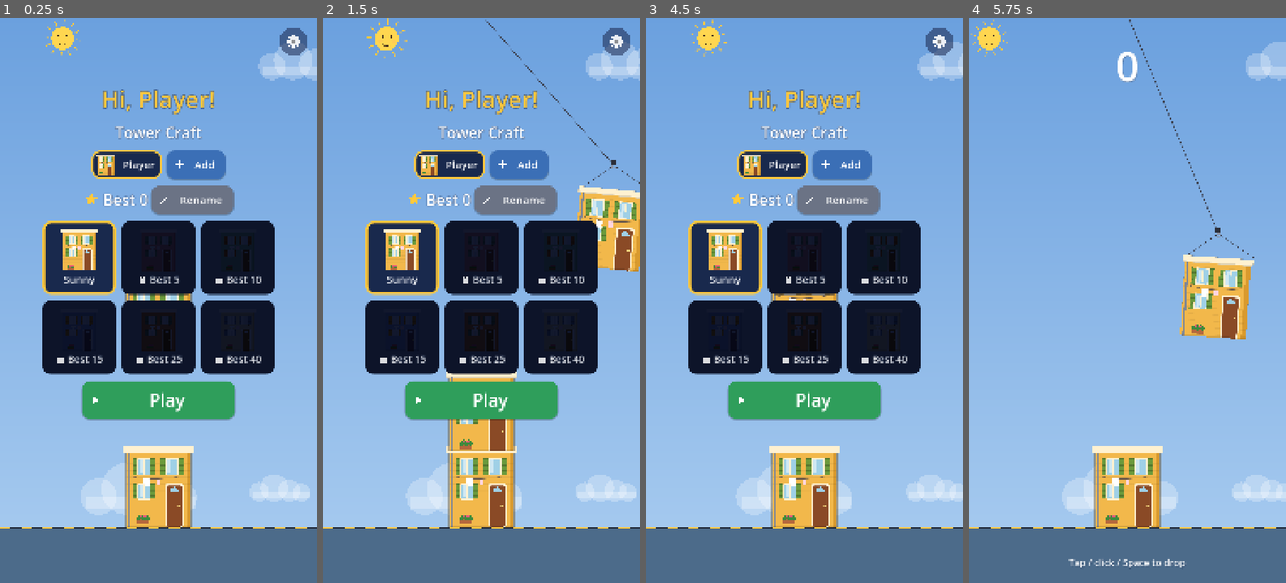
Above: before the commit, frames 1-4 (left to right).
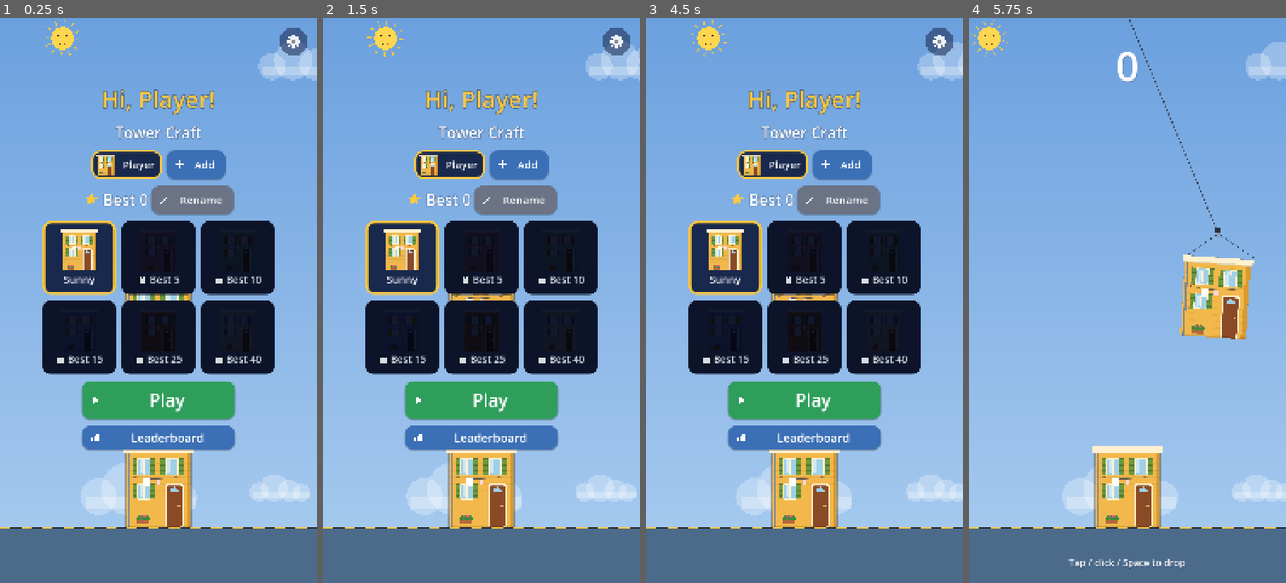
Above: after the commit, the same moments.

Repository: truocpham/tower-craft
Game: Godot game, scene res://scenes/main.tscn
The game is run twice, just before and just after one commit, with the same random seed, the same clock (stepped at 60 frames per second) and the same inputs.
Inputs (mouse positions are in pixels of both pictures, inside the frame that each line leads up to):
- Up to frame 1 (0.25 s): no input
- Up to frame 2 (1.5 s): click (481, 436) at 0.5 s, where only the run after the commit has a clickable "Leaderboard"; click (589, 40) at 1.25 s, where only the run after the commit has a clickable "Back"
- Up to frame 3 (4.5 s): click "Play" at 2 s; tap Enter at 2.75, 2.85, 3.6 s; move the mouse to (874, 272) at 2.77 s; click (874, 272) at 2.92 s; tap Space at 3.02, 3.77 s; move the mouse to (741, 328) at 3.52 s; click (741, 328) at 3.67 s; click "Home" at 4.25 s
- Up to frame 4 (5.75 s): click "Play" at 5 s

The runs differ from the first frame. In frame 1, 2.1% of the frame differs, in the area x 25-75%, y 72-77%; in frame 2, 5.5%, in the area x 13-100%, y 0-77%; in frame 3, 2.1%; in frame 4, nothing differs.

Commit message:
Add a local leaderboard screen (#35)
* Add a local leaderboard screen opened from the title

* Test leaderboard layout in portrait, landscape and a small window

Diff:
--- a/game/scripts/main.gd
+++ b/game/scripts/main.gd
@@ -4,7 +4,7 @@
 
 ## START is the title screen. WHO and PARENT are the profile picker and parent area.
 ## BREAK is the "time for a break" screen shown after a run when the reminder is due.
-enum Screen { START, PLAY, OVER, WHO, PARENT, BREAK }
+enum Screen { START, PLAY, OVER, WHO, PARENT, BREAK, BOARD }
 
 const TUNING_PATH := "res://data/tuning.tres"
 const SKY := [
@@ -119,6 +119,13 @@
 	screen = Screen.WHO
 	_new_sim()
 	shell.show_who()
+
+
+func go_board() -> void:
+	clear_effects()
+	screen = Screen.BOARD
+	_new_sim()
+	shell.show_board()
 
 
 func choose_profile(id: int) -> void:
--- a/game/scripts/profile_store.gd
+++ b/game/scripts/profile_store.gd
@@ -136,6 +136,20 @@
 	return {}
 
 
+## All profiles, highest best score first. Ties (including zero-score players,
+## who therefore come last) keep the order they were created in.
+func ranked() -> Array:
+	var out: Array = profiles.duplicate()
+	var order := {}
+	for i in out.size():
+		order[out[i]["id"]] = i
+	out.sort_custom(func(a: Dictionary, b: Dictionary) -> bool:
+		if a["best"] != b["best"]:
+			return a["best"] > b["best"]
+		return order[a["id"]] < order[b["id"]])
+	return out
+
+
 func current() -> Dictionary:
 	return find(current_id)
 
--- a/game/scripts/shell.gd
+++ b/game/scripts/shell.gd
@@ -202,6 +202,12 @@
 	pc.mouse_filter = Control.MOUSE_FILTER_IGNORE
 	pc.add_child(play)
 	v.add_child(pc)
+	var lb := KButton.new("Leaderboard", "bars", BLUE, 520, 40)
+	lb.pressed.connect(main.go_board)
+	var lc := CenterContainer.new()
+	lc.mouse_filter = Control.MOUSE_FILTER_IGNORE
+	lc.add_child(lb)
+	v.add_child(lc)
 	_corner_gate(r)
 
 
@@ -296,6 +302,76 @@
 	if open:
 		b.pressed.connect(func() -> void: main.pick_style(style))
 	return b
+
+
+# ---------- leaderboard ----------
+
+func show_board() -> void:
+	var r := _screen()
+	var bg := ColorRect.new()
+	bg.color = Color("#1d2a44")
+	bg.set_anchors_and_offsets_preset(Control.PRESET_FULL_RECT)
+	r.add_child(bg)
+	var m := _center(r)
+	m.mouse_filter = Control.MOUSE_FILTER_PASS
+	m.resized.connect(func() -> void: _cap_column(m))
+	_cap_column(m)
+	var v := VBoxContainer.new()
+	v.add_theme_constant_override("separation", 22)
+	m.add_child(v)
+	var head := HBoxContainer.new()
+	head.add_theme_constant_override("separation", 20)
+	var title := _label("Leaderboard", 60, GOLD)
+	title.size_flags_horizontal = Control.SIZE_EXPAND_FILL
+	title.horizontal_alignment = HORIZONTAL_ALIGNMENT_LEFT
+	head.add_child(title)
+	var back := KButton.new("Back", "home", BLUE, 260, 40)
+	back.custom_minimum_size.y = 80
+	back.pressed.connect(main.go_home)
+	head.add_child(back)
+	v.add_child(head)
+	var scroll := ScrollContainer.new()
+	scroll.horizontal_scroll_mode = ScrollContainer.SCROLL_MODE_DISABLED
+	scroll.size_flags_vertical = Control.SIZE_EXPAND_FILL
+	v.add_child(scroll)
+	var list := VBoxContainer.new()
+	list.add_theme_constant_override("separation", 16)
+	list.size_flags_horizontal = Control.SIZE_EXPAND_FILL
+	scroll.add_child(list)
+	var rank := 0
+	for p in store.ranked():
+		rank += 1
+		list.add_child(_board_row(rank, p))
+
+
+func _board_row(rank: int, p: Dictionary) -> Control:
+	var mine: bool = p["id"] == store.current_id
+	var panel := _panel(Color(0.22, 0.3, 0.5, 1.0) if mine else Color(0.10, 0.16, 0.30, 1.0), 16)
+	panel.custom_minimum_size.y = 120
+	if mine:
+		var sb: StyleBoxFlat = panel.get_theme_stylebox("panel")
+		sb.border_color = GOLD
+		sb.set_border_width_all(8)
+	var row := HBoxContainer.new()
+	row.add_theme_constant_override("separation", 20)
+	row.mouse_filter = Control.MOUSE_FILTER_IGNORE
+	panel.add_child(row)
+	var rk := _label(str(rank), 56, GOLD if mine else Color.WHITE)
+	rk.custom_minimum_size.x = 70
+	row.add_child(rk)
+	var house := _house(p["style"], 80)
+	house.custom_minimum_size = Vector2(88, 88)
+	row.add_child(house)
+	var nm := _label(p["name"], 48)
+	nm.size_flags_horizontal = Control.SIZE_EXPAND_FILL
+	nm.horizontal_alignment = HORIZONTAL_ALIGNMENT_LEFT
+	nm.clip_text = true
+	row.add_child(nm)
+	row.add_child(_icon("star", 48, GOLD))
+	var sc := _label(str(p["best"]), 56, GOLD if mine else Color.WHITE)
+	sc.custom_minimum_size.x = 90
+	row.add_child(sc)
+	return panel
 
 
 # ---------- run complete ----------
--- a/game/tests/test_profiles.gd
+++ b/game/tests/test_profiles.gd
@@ -130,3 +130,33 @@
 	check(s.profiles[0]["id"] != s.profiles[1]["id"], "unique ids")
 	check(not s.current().is_empty(), "current valid")
 	DirAccess.remove_absolute(TMP)
+
+
+func _ids(list: Array) -> Array:
+	var out := []
+	for p in list:
+		out.append(p["name"])
+	return out
+
+
+func test_ranked_orders_by_best_with_ties_in_creation_order() -> void:
+	var s := _fresh()
+	s.rename(s.current_id, "A")
+	var b := s.add_profile("B")
+	var c := s.add_profile("C")
+	var d := s.add_profile("D")
+	s.record_run(c["id"], 7)
+	s.record_run(d["id"], 7)
+	s.record_run(b["id"], 3)
+	check_eq(_ids(s.ranked()), ["C", "D", "B", "A"], "highest first, ties by creation, zero last")
+	check_eq(_ids(s.profiles), ["A", "B", "C", "D"], "stored order untouched")
+
+
+func test_ranked_zero_score_players_share_creation_order_at_bottom() -> void:
+	var s := _fresh()
+	s.rename(s.current_id, "A")
+	s.add_profile("B")
+	var c := s.add_profile("C")
+	s.record_run(c["id"], 1)
+	check_eq(_ids(s.ranked()), ["C", "A", "B"], "zeros last in creation order")
+	check_eq(s.ranked().size(), 3)
--- a/game/tests/test_screens.gd
+++ b/game/tests/test_screens.gd
@@ -383,3 +383,43 @@
 	check_eq(reloaded.current()["style"], "rose", "skin persists")
 	_check_buttons(main, "title rename")
 	_free(main)
+
+
+func test_leaderboard_screen() -> void:
+	var main := _main(3)
+	await tree.process_frame
+	var st: ProfileStore = main.store
+	st.record_run(st.profiles[2]["id"], 4)
+	st.record_run(st.profiles[1]["id"], 2)
+	main.choose_profile(st.profiles[1]["id"])
+	await tree.process_frame
+	check("Leaderboard" in _labels(main.shell, []), "button on title")
+	main.go_board()
+	await tree.process_frame
+	check_eq(main.screen, main.Screen.BOARD, "board shown")
+	var texts := _labels(main.shell, [])
+	check(texts.find("Kid1") < texts.find("Kid0") and texts.find("Kid0") < texts.find("Mia"), "ranked order")
+	check("4" in texts and "2" in texts, "scores shown")
+	_check_buttons(main, "board")
+	var back: Array = _buttons(main.shell, []).filter(func(b): return b.text == "Back")
+	check_eq(back.size(), 1, "one back button")
+	check(back[0].custom_minimum_size.y >= 64.0 and back[0].custom_minimum_size.x >= 64.0, "back at least 64")
+	back[0].pressed.emit()
+	check_eq(main.screen, main.Screen.START, "back to title")
+	_free(main)
+
+
+func test_leaderboard_layout_holds_in_sizes() -> void:
+	for size in [Vector2i(1640, 2360), Vector2i(2360, 1640), Vector2i(900, 700)]:
+		var main := _main(4)
+		tree.root.content_scale_size = Vector2i.ZERO
+		tree.root.content_scale_mode = Window.CONTENT_SCALE_MODE_DISABLED
+		tree.root.size = size
+		await tree.process_frame
+		main.go_board()
+		await tree.process_frame
+		await tree.process_frame
+		for b in _buttons(main.shell, []):
+			var r := Rect2(b.global_position, b.size)
+			check(Rect2(Vector2.ZERO, Vector2(size)).encloses(r), "board button inside %s" % size)
+		_free(main)
